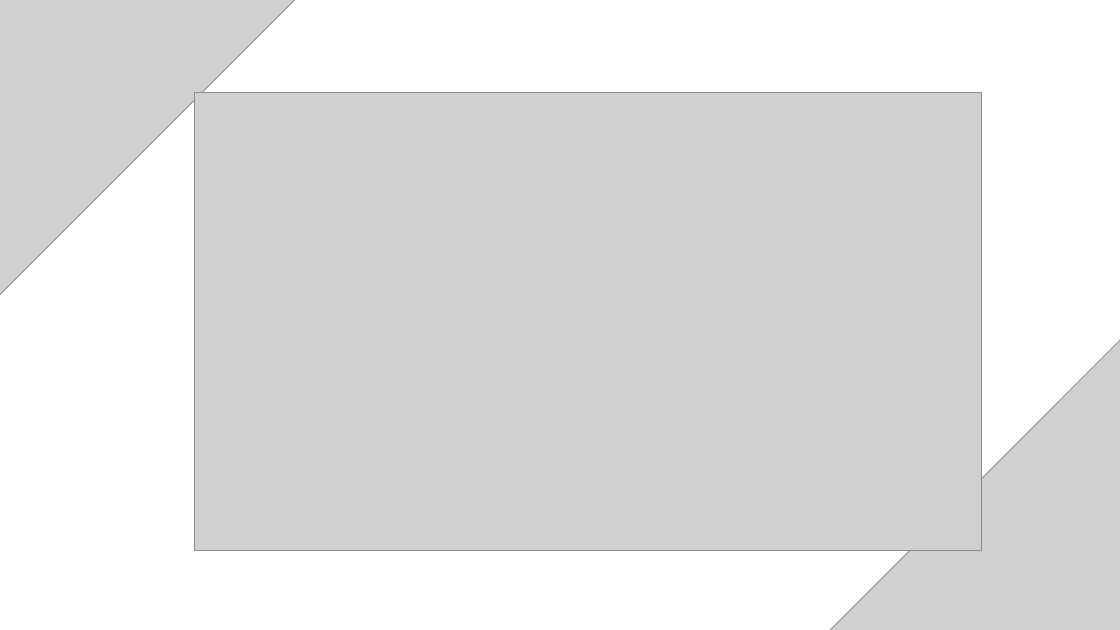
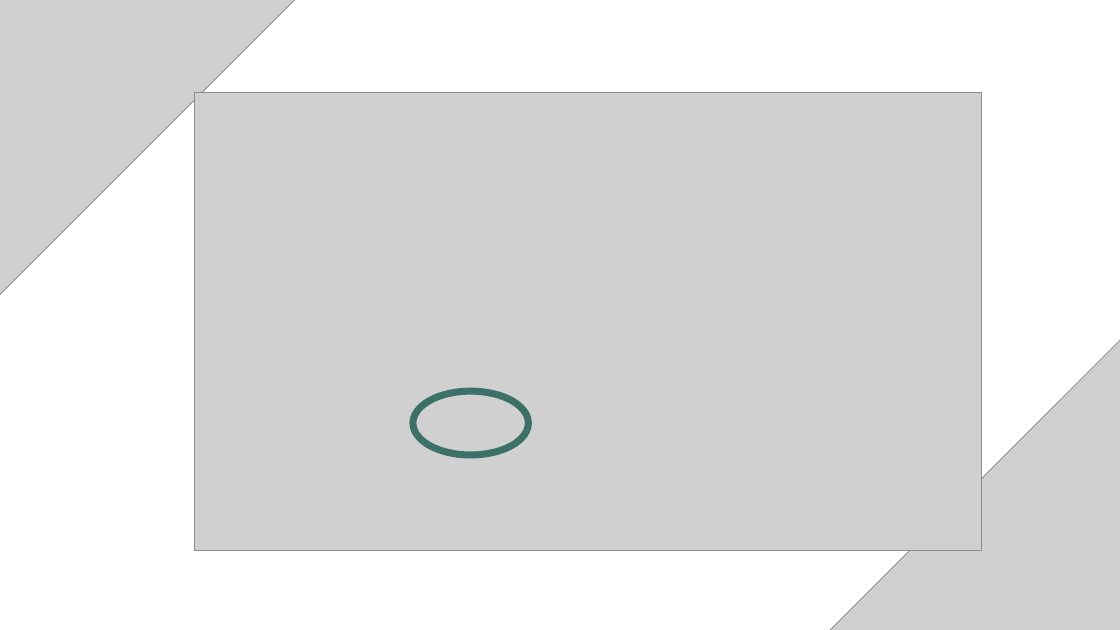
Before and after one commit to hossain-shahriar/OSHA-2021-Data-Analytics, a slide deck: slide 6 of Nutrien.pptx. Drawn at 1120x630 pixels with LibreOffice and Linux fonts; fonts in the diff are those of the drawing; grey boxes stand for pictures. Boxes give left, top, right and bottom in pixels: in the first picture for what was removed or moved away, otherwise in the second. Text is boxed around its words. In the diff, an @@ line names an element or a change of style, - is before the commit and + after.

```diff
--- a/Nutrien.pptx
+++ b/Nutrien.pptx
@@ ellipse added at <box>413,392,529,455</box>, outline #3C7167 6 pt @@
```
Also in this commit, not shown: 6 other slides changed, 2 slides added, 1 slide removed, 1 other file.
